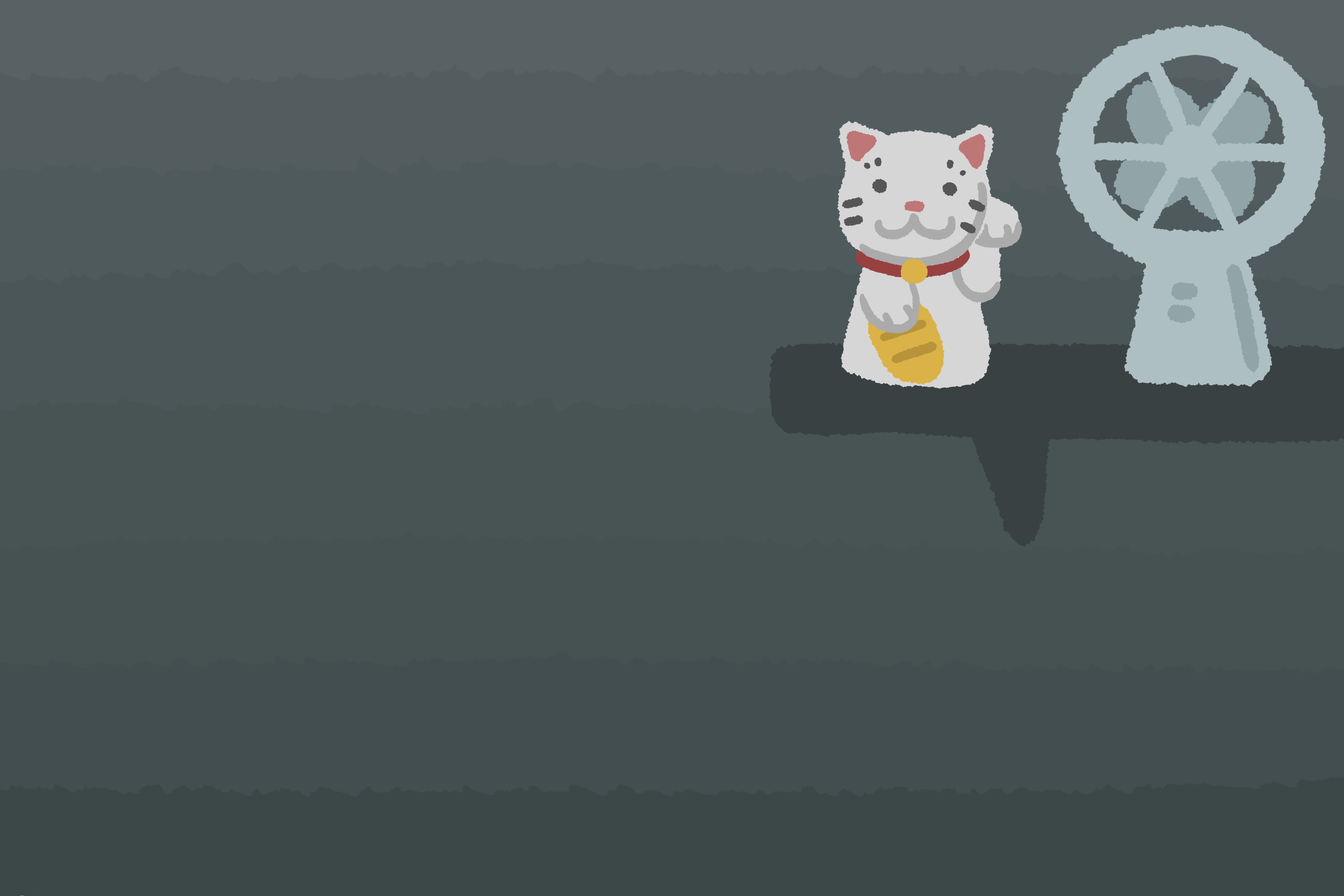
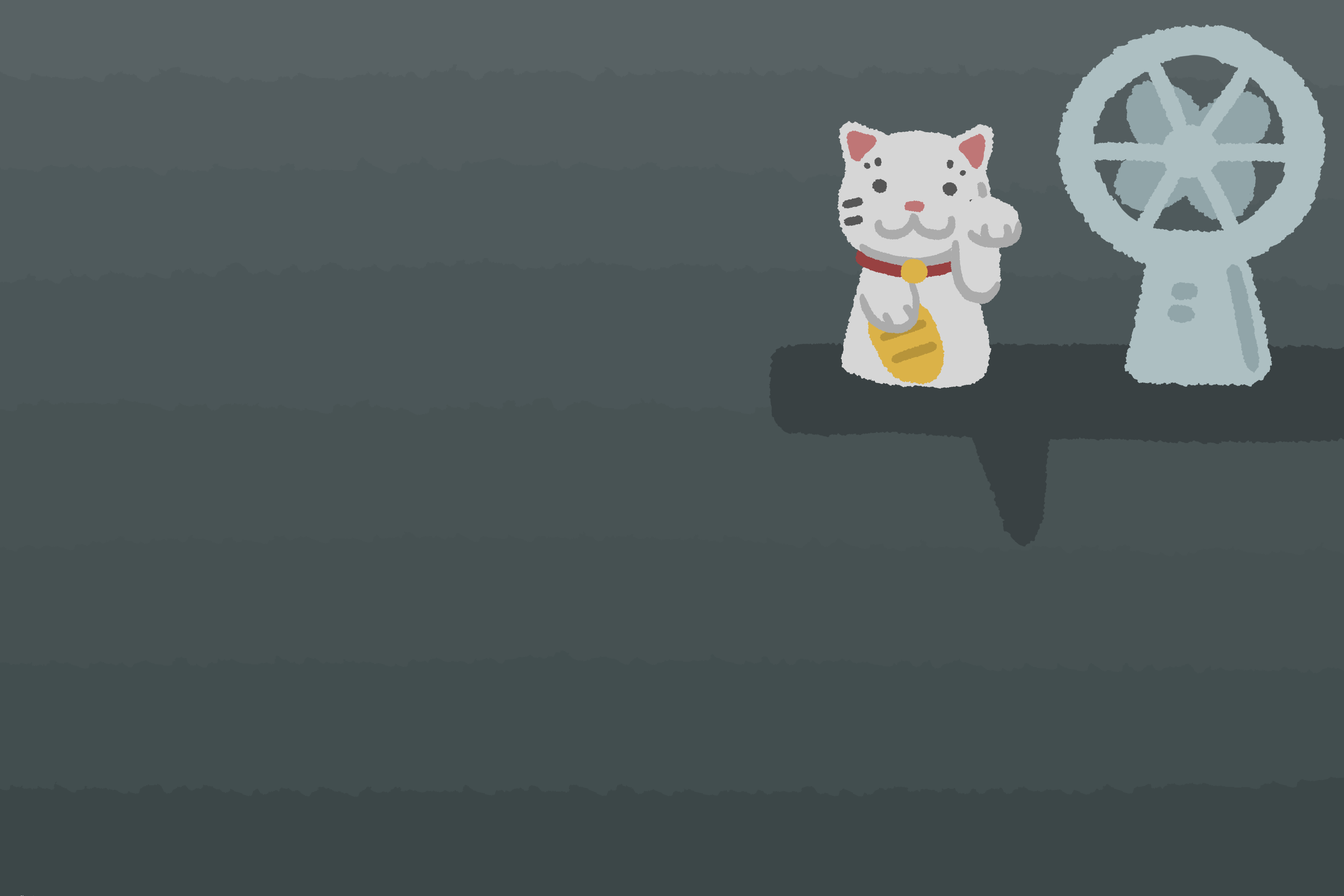
Two versions of the same layered image (1344 × 896). Layer-by-layer changes:
added layer "booblehand" above "boobleHead" over [left=950, top=195, right=993, bottom=305]
painted on "boobleBase" over [left=950, top=195, right=993, bottom=314]
